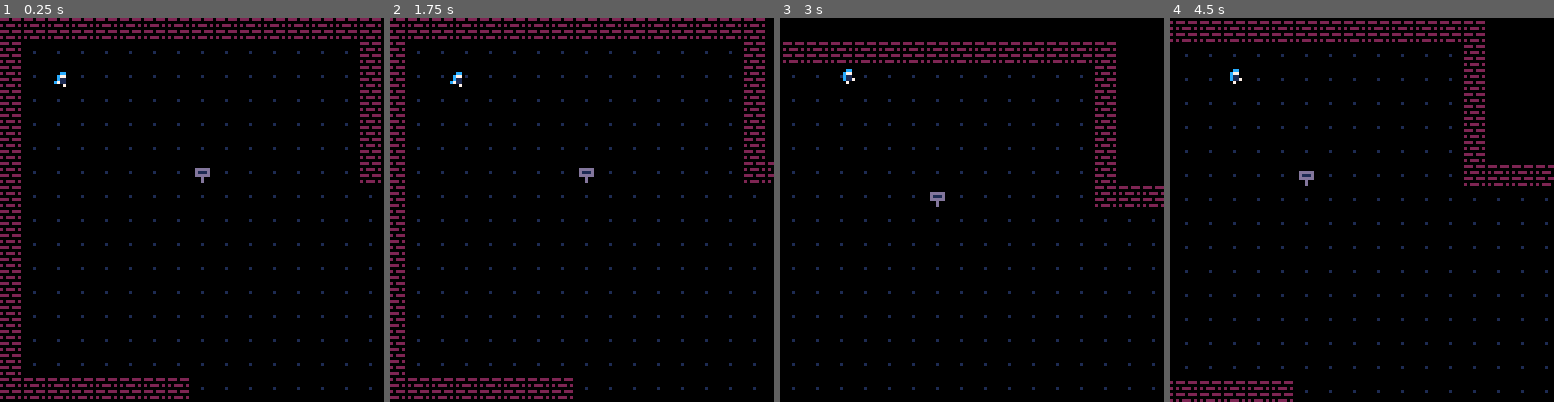
Above: before the commit, frames 1-4 (left to right).
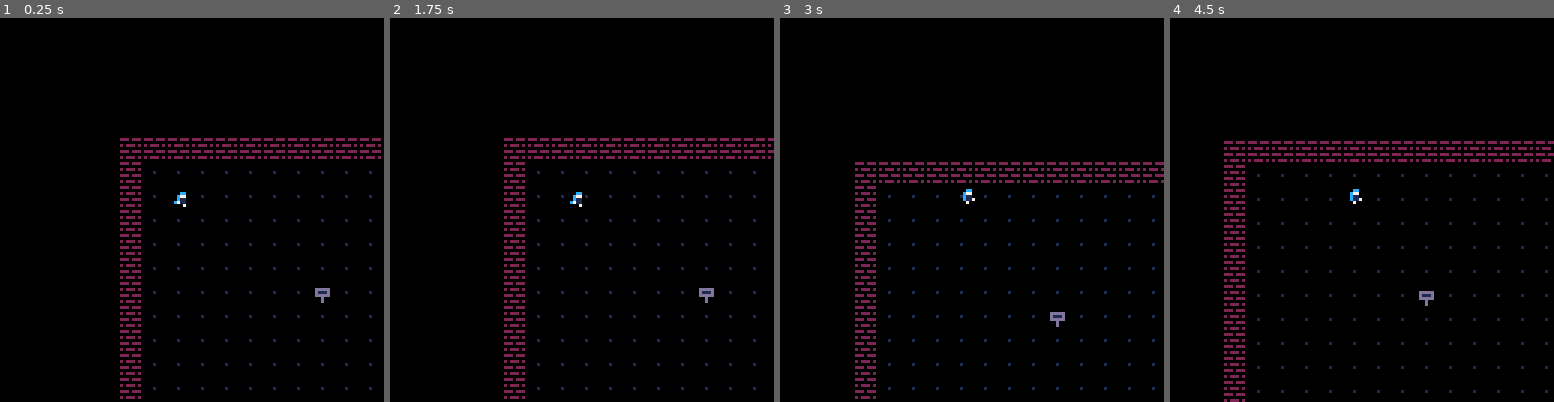
Above: after the commit, the same moments.

Repository: eduvf/PICO-8-experiments
Game: PICO-8 cartridge rpg.p8
Two runs of this game, one before a commit and one after it. Both use one fixed random seed, a clock stepped at 60 frames per second and the inputs below.
Inputs:
- Up to frame 1 (0.25 s): no input
- Up to frame 2 (1.75 s): hold Right from 1.6 s (still down)
- Up to frame 3 (3 s): release Right at 2.1 s; hold Up 2.15-2.42 s; hold Right from 2.47 s (still down)
- Up to frame 4 (4.5 s): release Right at 3.03 s; hold Left 3.08-3.58 s; hold Down 3.63-3.97 s; hold Right from 4.02 s (still down)

The runs differ from the first frame. In frame 1, 9.3% of the frame differs, in the area x 0-100%, y 0-100%; in frame 2, 8.8%; in frame 3, 6.6%; in frame 4, 7.2%.

Commit message:
offset camera

Diff:
--- a/rpg.p8
+++ b/rpg.p8
@@ -13,8 +13,8 @@
     flip = false
   }
   cam = {
-    x = 0,
-    y = 0,
+    x = p.x - 7,
+    y = p.y - 7,
     off_x = 0,
     off_y = 0,
   }
